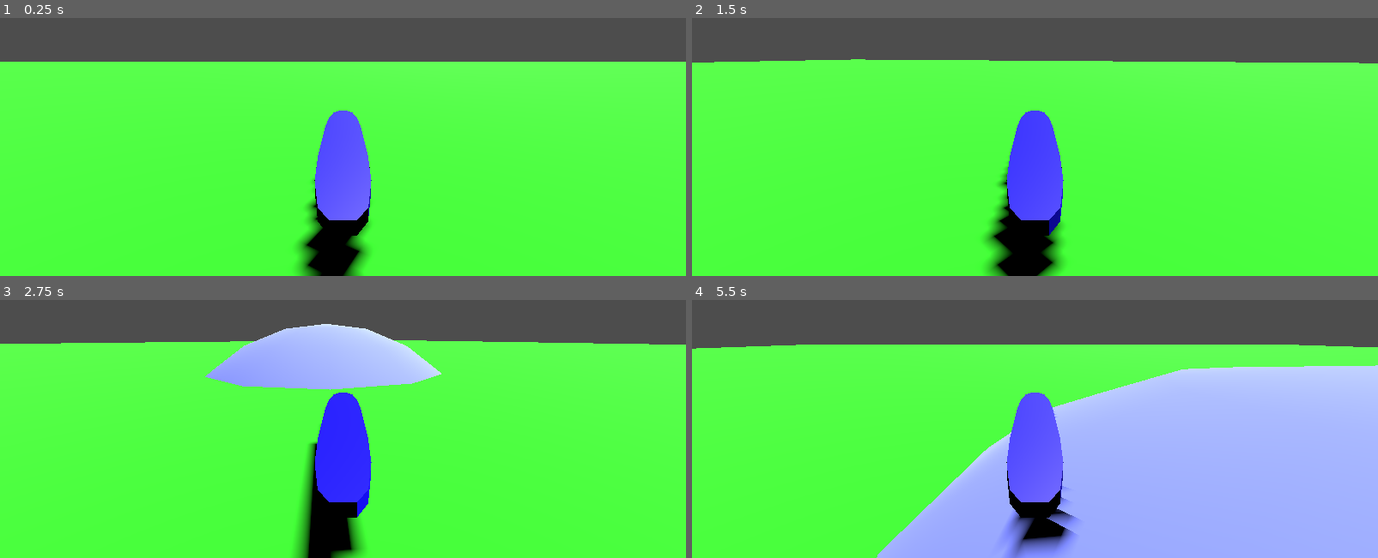
Above: before the commit, frames 1-4 (two rows, left to right).
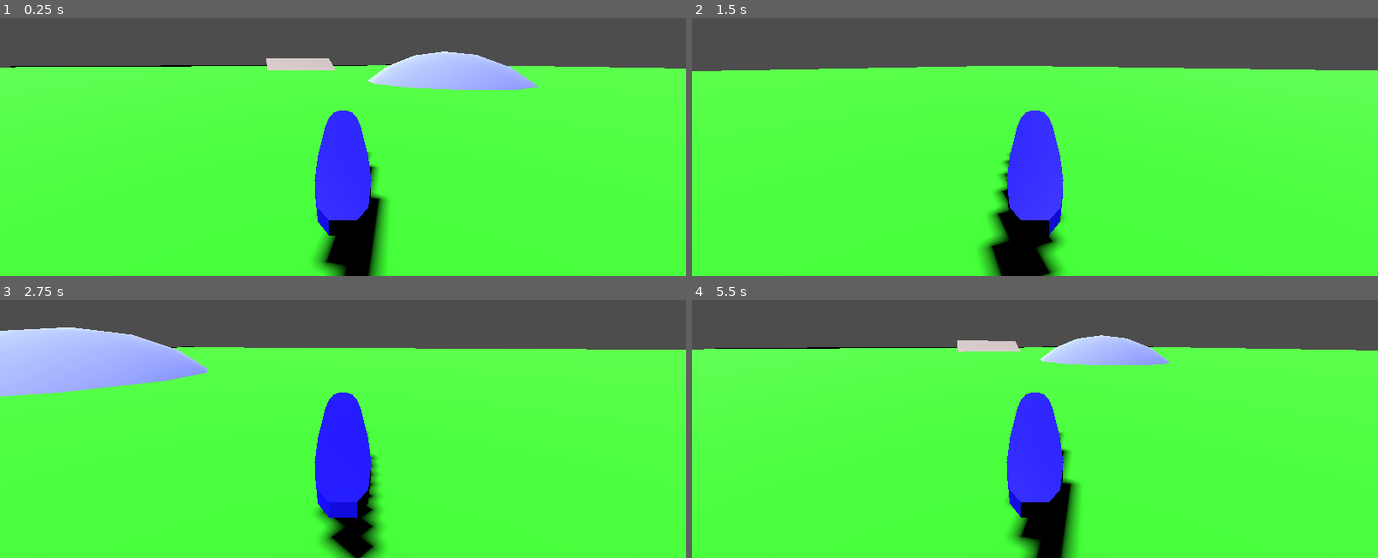
Above: after the commit, the same moments.

Repository: William-Young-97/hover-board
Game: Godot game, scene res://test-ch.tscn
Same seed, same stepped clock (60 frames per second), same inputs: the game is played once before the commit and once after it. Before the commit the project starts from res://test.tscn.
Inputs:
- Up to frame 1 (0.25 s): no input
- Up to frame 2 (1.5 s): tap Enter at 0.5 s; hold D (right) 0.53-1.28 s; tap Space (jump, bound only before the commit) at 0.6, 0.77, 1.07, 1.35 s; hold S (back) from 1.28 s (still down)
- Up to frame 3 (2.75 s): tap Space (jump, bound only before the commit) at 1.52, 1.82, 2.1 s; release S (back) at 2.03 s; hold D (right) from 2.03 s (still down)
- Up to frame 4 (5.5 s): release D (right) at 2.78 s; hold W (forward) 2.78-3.53 s; tap Space (jump, bound only before the commit) at 2.85, 3.02, 3.32, 3.6, 3.77, 4.07, 4.35, 4.52, 4.82, 5.1 s; hold A (left) 3.53-5.03 s; hold S (back) from 5.03 s (still down)

The runs differ from the first frame. In frame 1, 9.8% of the frame differs, in the area x 0-100%, y 12-100%; in frame 2, 4.1%; in frame 3, 16%; in frame 4, 45%, in the area x 0-100%, y 13-100%.

Commit message:
add gravity;add base hover

Diff:
--- a/cbhb.tscn
+++ b/cbhb.tscn
@@ -11,9 +11,13 @@
 [node name="CBHB" type="Node3D"]
 
 [node name="CharacterBody3D" type="CharacterBody3D" parent="."]
+transform = Transform3D(1, 0, 0, 0, 0.9996, -0.0282706, 0, 0.0282706, 0.9996, 0, 0, 0)
 collision_layer = 2
+slide_on_ceiling = false
+wall_min_slide_angle = 0.0
 floor_stop_on_slope = false
 floor_max_angle = 1.5708
+floor_snap_length = 0.2
 script = ExtResource("1_yvgsq")
 
 [node name="Board" parent="CharacterBody3D" instance=ExtResource("2_g28gv")]
@@ -33,6 +37,7 @@
 [node name="RemoteTransformBL" type="RemoteTransform3D" parent="CharacterBody3D"]
 transform = Transform3D(1, 0, 0, 0, 1, 0, 0, 0, 1, -0.05, 0.02, 0.65)
 remote_path = NodePath(".")
+update_rotation = false
 
 [node name="RemoteTransformBR" type="RemoteTransform3D" parent="CharacterBody3D"]
 transform = Transform3D(1, 0, 0, 0, 1, 0, 0, 0, 1, 0.05, 0.02, 0.65)
@@ -45,7 +50,6 @@
 
 [node name="RayCastFL" type="RayCast3D" parent="CharacterBody3D" groups=["raycasts"]]
 transform = Transform3D(1, 0, 0, 0, 1, 0, 0, 0, 1, -0.05, 0.02, -0.65)
-target_position = Vector3(0, -0.2, 0)
 
 [node name="MeshInstance3D" type="MeshInstance3D" parent="CharacterBody3D/RayCastFL"]
 transform = Transform3D(0.05, 0, 0, 0, 0.05, 0, 0, 0, 0.05, 0, 0, 0)
@@ -53,7 +57,6 @@
 
 [node name="RayCastFR" type="RayCast3D" parent="CharacterBody3D" groups=["raycasts"]]
 transform = Transform3D(1, 0, 0, 0, 1, 0, 0, 0, 1, 0.05, 0.02, -0.65)
-target_position = Vector3(0, -0.2, 0)
 
 [node name="MeshInstance3D" type="MeshInstance3D" parent="CharacterBody3D/RayCastFR"]
 transform = Transform3D(0.05, 0, 0, 0, 0.05, 0, 0, 0, 0.05, 0, 0, 0)
@@ -61,7 +64,6 @@
 
 [node name="RayCastBL" type="RayCast3D" parent="CharacterBody3D" groups=["raycasts"]]
 transform = Transform3D(1, 0, 0, 0, 1, 0, 0, 0, 1, -0.05, 0.02, 0.65)
-target_position = Vector3(0, -0.2, 0)
 
 [node name="MeshInstance3D" type="MeshInstance3D" parent="CharacterBody3D/RayCastBL"]
 transform = Transform3D(0.05, 0, 0, 0, 0.05, 0, 0, 0, 0.05, 0, 0, 0)
@@ -69,7 +71,6 @@
 
 [node name="RayCastBR" type="RayCast3D" parent="CharacterBody3D" groups=["raycasts"]]
 transform = Transform3D(1, 0, 0, 0, 1, 0, 0, 0, 1, 0.05, 0.02, 0.65)
-target_position = Vector3(0, -0.2, 0)
 
 [node name="MeshInstance3D" type="MeshInstance3D" parent="CharacterBody3D/RayCastBR"]
 transform = Transform3D(0.05, 0, 0, 0, 0.05, 0, 0, 0, 0.05, 0, 0, 0)
--- a/cchb.gd
+++ b/cchb.gd
@@ -1,40 +1,138 @@
-# HoverboardKinematicHybrid.gd
 extends CharacterBody3D
-#— tuning parameters ——
-@export var hover_height := 2.0
-@export var speed := 5.0
-@export var turn_speed := 2.0
-@export var gravity := 5
 
+# To do
+# Have board correctly change orientation when navigating a slope
+# Ensure that gravity works to pull the board down into position? (how will this
+# work with oreinting the slope?)
+# Ensure that velocity is carried into jumps (rigidbody3d attached to CB3D?)
+
+@export var hover_height := 0.2
+var deadzone  = 0.1
+var spring_k  = 10.0   # tweak for stiffness
+var damping   = 8.0    # tweak for bounce damping
+
+# this acts moe like the cap for my top speed
+@export var speed := 10.0
+@export var turn_speed := 5.0
+var gravity = ProjectSettings.get_setting("physics/3d/default_gravity")
+
+@onready var fl = $RayCastFL
+@onready var fr = $RayCastFR
+@onready var bl = $RayCastBL
+@onready var br = $RayCastBR
 
 func _physics_process(delta):
-	#velocity.y -= gravity * delta
+
+	get_input(delta)
+	apply_character_gravity(delta)
+	apply_hover(delta)
+	# without locking y to 0 then by default moving forward increases y velocity
+	# velocity.y = 0
 	print(velocity.y)
-	get_input(delta)
 	move_and_slide()
 
 func get_input(delta):
-	velocity.x = 0
-	velocity.z = 0
+	var accel_dir := Vector3.ZERO
 
-	var forward = Input.is_action_pressed("forward")
-	var backwards = Input.is_action_pressed("back")
-	var left = Input.is_action_pressed("left")
-	var right = Input.is_action_pressed("right")
+	if Input.is_action_pressed("forward"):
+		accel_dir -= global_transform.basis.z
+		print(global_transform.basis)
+	if Input.is_action_pressed("back"):
+		accel_dir += global_transform.basis.z
 
-	var rays = get_tree().get_nodes_in_group("raycasts")
+	if accel_dir != Vector3.ZERO:
+		accel_dir = accel_dir.normalized() * speed
 
-	var forward_dir  = -global_transform.basis.z
-	var backward_dir =  global_transform.basis.z
+	# integrate velocity into direction
+	velocity.x = velocity.x + accel_dir.x * delta
+	velocity.z = velocity.z + accel_dir.z * delta
 
-	for ray in rays:
-		# Give forward and backward velocity
-		if ray.is_colliding() and forward:
-			velocity += forward_dir * speed
-		if ray.is_colliding() and backwards:
-			velocity += backward_dir * speed
-		# Give left and right turn torque
-		if ray.is_colliding() and left:
-			rotate_y(turn_speed * delta)
-		if ray.is_colliding() and right:
-			rotate_y(-turn_speed * delta)
+	# turn the board AND rotate velocity vector
+	var turn_amount := 0.0
+	if Input.is_action_pressed("left"):
+		turn_amount += turn_speed * delta
+	if Input.is_action_pressed("right"):
+		turn_amount -= turn_speed * delta
+
+	# try to "keep" some previous velocity
+	if turn_amount != 0.0:
+		rotate_y(turn_amount)
+		velocity = velocity.rotated(Vector3.UP, turn_amount)
+
+	# clamp horizontal speed so it doesn't go to infinite
+	# cancel out hortizontal magnitude if it is higher than forward and reassign to forward magnitude
+	var hvel := Vector3(velocity.x, 0, velocity.z)
+	var hspeed := hvel.length()
+	if hspeed > speed:
+		hvel = hvel.normalized() * speed
+		velocity.x = hvel.x
+		velocity.z = hvel.z
+		#
+	#print("Speed (3D): ", velocity.length())
+
+func is_airborne() -> bool:
+	var gaps := []
+	# Collect the world-space “gap” from each corner to the surface.
+	for r in [fl, fr, bl, br]:
+		if r.is_colliding():
+			# distance = origin_y - hit_y
+			var gap = r.global_transform.origin.y - r.get_collision_point().y
+			gaps.append(gap)
+
+	# No rays hit within 0.2m → you’re clearly airborne
+	if gaps.is_empty():
+		return true
+
+	# Compute the average gap
+	var avg_gap := 0.0
+	for g in gaps:
+		avg_gap += g
+	avg_gap /= gaps.size()
+
+	# If you’re above your hover band, you’re airborne
+	return avg_gap > (hover_height + deadzone)
+
+func apply_character_gravity(delta):
+	# 1) Detect “airborne” state:
+	#    You're airborne if your average hover-ray distance is significantly
+	#    above hover_height + dead_zone (or no rays colliding).
+	var airborne = is_airborne()
+
+	# 2) If airborne, accelerate downward:
+	if airborne:
+		velocity.y -= gravity * delta
+	else:
+		# zero‐out any tiny downward velocity
+		velocity.y = max(velocity.y, 0)
+
+func get_corner_gaps() -> Array:
+	var gaps: Array = []
+	for ray in [fl, fr, bl, br]:
+		if ray.is_colliding():
+			# world-space origin of the ray
+			var origin_y = ray.global_transform.origin.y
+			# point on the surface
+			var hit_y    = ray.get_collision_point().y
+			# gap between board corner and ground
+			gaps.append(origin_y - hit_y)
+	return gaps
+
+func average_gaps(gaps):
+	var total := 0.0
+	for gap in gaps:
+		total += gap
+	return total / gaps.size()
+
+func apply_hover(delta):
+	# 1) Gather the corner gaps (origin.y - hit.y)
+	var gaps = get_corner_gaps()
+	var avg_gap = average_gaps(gaps)
+	var error = avg_gap - hover_height
+
+	# 3) If outside deadzone, apply a spring‐damper force
+	if abs(error) > deadzone:
+		# spring: F = -k * error
+		var force = -spring_k * error
+		# damper: F_d = -d * velocity.y
+		var damp  = -damping  * velocity.y
+		velocity.y += (force + damp) * delta
--- a/floor.tscn
+++ b/floor.tscn
@@ -8,7 +8,21 @@
 
 [node name="root" type="Node3D"]
 
+[node name="CSGBox3D2" type="CSGBox3D" parent="."]
+transform = Transform3D(0.965926, 0.258819, 0, -0.258819, 0.965926, 0, 0, 0, 1, 73.4745, -9.54875, -0.0697021)
+use_collision = true
+collision_mask = 2
+size = Vector3(75, 0.1, 75)
+material = SubResource("StandardMaterial3D_ryoud")
+
 [node name="CSGBox3D" type="CSGBox3D" parent="."]
+use_collision = true
+collision_mask = 2
+size = Vector3(75, 0.1, 75)
+material = SubResource("StandardMaterial3D_ryoud")
+
+[node name="CSGBox3D" type="CSGBox3D" parent="CSGBox3D"]
+transform = Transform3D(1, 0, 0, 0, 1, 0, 0, 0, 1, 143.942, -18.7208, 0)
 use_collision = true
 collision_mask = 2
 size = Vector3(75, 0.1, 75)
--- a/hover_board.gd
+++ b/hover_board.gd
@@ -1,83 +1,64 @@
 # HoverboardRigid.gd
 extends RigidBody3D
 
-@export var hover_height  : float = 2.0    # meters above ground
-@export var spring_k      : float = 200.0  # spring stiffness
-@export var damper_d      : float = 100.0  # spring damping
-@export var engine_force  : float = 0.00000000000000000000000000001 # N of forward thrust
-@export var turn_torque   : float =    2.0 # Nm of yaw torque
-@export var jump_impulse  : float =  300.0 # upward impulse on jump
+@export var hover_height := 2.0
+@export var speed := 5.0
+@export var turn_speed := 2.0
+var gravity = ProjectSettings.get_setting("physics/3d/default_gravity")
 
-@onready var rays = get_tree().get_nodes_in_group("raycasts")
+func _physics_process(delta):
+	get_input(delta)
 
-var is_airborne := false
+func get_input(delta):
 
-func _ready():
-	custom_integrator = true
-	gravity_scale     = 1.0
-	linear_damp       = 1.0
-	angular_damp      = 2.0
+	var forward = Input.is_action_pressed("forward")
+	var backwards = Input.is_action_pressed("back")
+	var left = Input.is_action_pressed("left")
+	var right = Input.is_action_pressed("right")
+
+	var rays = get_tree().get_nodes_in_group("raycasts")
+
+	var forward_dir  = -global_transform.basis.z
+	var backward_dir =  global_transform.basis.z
+
+	for ray in rays:
+		# Give forward and backward velocity
+		if ray.is_colliding() and forward:
+			apply_central_force(forward_dir * speed)
+		if ray.is_colliding() and backwards:
+			apply_central_force(backward_dir * speed)
+		# Give left and right turn torque
+		if ray.is_colliding() and left:
+			rotate_y(turn_speed * delta)
+		if ray.is_colliding() and right:
+			rotate_y(-turn_speed * delta)
+
+
+
+func look_follow(
+	state: PhysicsDirectBodyState3D,
+	transform: Transform3D,
+	target_position: Vector3
+) -> void:
+	# 1) Pick your “forward” axis—by convention in Godot + many 3D models it's -Z
+	var forward_dir: Vector3 = -transform.basis.z.normalized()
+	# 2) Compute the direction to your target in world space
+	var to_target: Vector3 = (target_position - transform.origin).normalized()
+	# 3) Compute the angle error (always clamp to avoid NaN)
+	var dot = clamp(forward_dir.dot(to_target), -1.0, 1.0)
+	var angle_error = acos(dot)
+	if angle_error < 0.001:
+		# Already facing the right way
+		state.angular_velocity = Vector3.ZERO
+		return
+	# 4) Compute the shortest rotation axis
+	var turn_axis = forward_dir.cross(to_target).normalized()
+	# 5) Scale it by a turn rate (radians per second)
+	var desired_angular_speed = angle_error * turn_speed
+	state.angular_velocity = turn_axis * desired_angular_speed
+
 
 func _integrate_forces(state: PhysicsDirectBodyState3D) -> void:
-	var dt     = state.step
-	var pos    = state.transform.origin
-	var vel    = state.get_linear_velocity()
-
-	# — Collect hit data —
-	var sum_pos   := Vector3.ZERO
-	var sum_norm  := Vector3.ZERO
-	var count     := 0
-
-	for r in rays:
-		r.force_raycast_update()
-		if not r.is_colliding(): continue
-		sum_pos  += r.get_collision_point()
-		sum_norm += r.get_collision_normal()
-		count   += 1
-
-	if count > 0:
-		# average ground point & normal
-		var ground_pt = sum_pos / count
-		var ground_n  = sum_norm.normalized()
-
-		# compute distance along normal from board to ground
-		var to_board = pos - ground_pt
-		var dist     = to_board.dot(ground_n)
-
-		# spring–damper along that normal
-		var error  = hover_height - dist
-		var vel_n  = vel.dot(ground_n)
-		var lift_f = spring_k * error - damper_d * vel_n
-
-		# apply force at center (could also spread to each ray)
-		state.apply_central_force(ground_n * lift_f)
-
-	# — Jump handling —
-	if Input.is_action_just_pressed("jump") and not is_airborne:
-		state.apply_central_impulse(Vector3.UP * jump_impulse)
-		is_airborne = true
-
-	# — Gravity when airborne —
-	if is_airborne:
-		var g  = ProjectSettings.get_setting("physics/3d/default_gravity")
-		var W  = mass * g
-		state.apply_central_force(Vector3.DOWN * W)
-
-		# detect landing by seeing if any ray is colliding *and* normal is sufficiently close to world-up
-		for r in rays:
-			if r.is_colliding() and r.get_collision_normal().dot(Vector3.UP) > 0.5:
-				is_airborne = false
-				break
-
-	# Replace in your integrator:
-
-# — Drive forward/back —
-	var accel = Input.get_action_strength("forward") - Input.get_action_strength("back")
-	if accel != 0.0:
-		var fwd = -state.transform.basis.z
-		state.apply_central_force(fwd * engine_force * accel)
-
-# — Steering —
-	var steer = Input.get_action_strength("right") - Input.get_action_strength("left")
-	if steer != 0.0:
-		state.apply_torque(Vector3.UP * turn_torque * steer)
+	# e.g. face 10 units ahead along your board’s local forward:
+	var look_target = global_transform.origin + (-global_transform.basis.z) * 10.0
+	look_follow(state, global_transform, look_target)
--- a/hover_board.tscn
+++ b/hover_board.tscn
@@ -13,8 +13,6 @@
 [node name="HoverBoard" type="RigidBody3D" parent="."]
 collision_layer = 2
 script = ExtResource("1_h72wm")
-engine_force = 150.0
-turn_torque = 20.0
 
 [node name="Board" parent="HoverBoard" instance=ExtResource("2_4spoj")]
 
--- a/project.godot
+++ b/project.godot
@@ -20,26 +20,36 @@
 forward={
 "deadzone": 0.2,
 "events": [Object(InputEventKey,"resource_local_to_scene":false,"resource_name":"","device":0,"window_id":0,"alt_presse …(189 unchanged characters)…
+, Object(InputEventJoypadMotion,"resource_local_to_scene":false,"resource_name":"","device":-1,"axis":1,"axis_value":-1.0,"script":null)
 ]
 }
 back={
 "deadzone": 0.2,
 "events": [Object(InputEventKey,"resource_local_to_scene":false,"resource_name":"","device":-1,"window_id":0,"alt_press …(192 unchanged characters)…
+, Object(InputEventJoypadMotion,"resource_local_to_scene":false,"resource_name":"","device":-1,"axis":1,"axis_value":1.0,"script":null)
 ]
 }
 left={
 "deadzone": 0.2,
 "events": [Object(InputEventKey,"resource_local_to_scene":false,"resource_name":"","device":-1,"window_id":0,"alt_press …(191 unchanged characters)…
+, Object(InputEventJoypadMotion,"resource_local_to_scene":false,"resource_name":"","device":-1,"axis":2,"axis_value":-1.0,"script":null)
 ]
 }
 right={
 "deadzone": 0.2,
 "events": [Object(InputEventKey,"resource_local_to_scene":false,"resource_name":"","device":-1,"window_id":0,"alt_press …(192 unchanged characters)…
+, Object(InputEventJoypadMotion,"resource_local_to_scene":false,"resource_name":"","device":-1,"axis":2,"axis_value":1.0,"script":null)
 ]
 }
 jump={
 "deadzone": 0.2,
-"events": [Object(InputEventKey,"resource_local_to_scene":false,"resource_name":"","device":0,"window_id":0,"alt_pressed":false,"shift_pressed":false,"ctrl_pressed":false,"meta_pressed":false,"pressed":false,"keycode":0,"physical_keycode":32,"key_label":0,"unicode":0,"location":0,"echo":false,"script":null)
+"events": [Object(InputEventJoypadMotion,"resource_local_to_scene":false,"resource_name":"","device":-1,"axis":1,"axis_value":-1.0,"script":null)
+, Object(InputEventJoypadButton,"resource_local_to_scene":false,"resource_name":"","device":-1,"button_index":1,"pressure":0.0,"pressed":false,"script":null)
+]
+}
+boost={
+"deadzone": 0.2,
+"events": [Object(InputEventJoypadButton,"resource_local_to_scene":false,"resource_name":"","device":-1,"button_index":10,"pressure":0.0,"pressed":false,"script":null)
 ]
 }
 
--- /dev/null
+++ b/test-ch.tscn
@@ -0,0 +1,17 @@
+[gd_scene load_steps=3 format=3 uid="uid://nj65aff7f288"]
+
+[ext_resource type="PackedScene" uid="uid://b5nmtm56rocnm" path="res://floor.tscn" id="1_usxrf"]
+[ext_resource type="PackedScene" uid="uid://ddd6dpxasgawl" path="res://cbhb.tscn" id="2_cq2rm"]
+
+[node name="Node3D" type="Node3D"]
+
+[node name="DirectionalLight3D" type="DirectionalLight3D" parent="."]
+transform = Transform3D(-0.866023, -0.433016, 0.250001, 0, 0.499998, 0.866027, -0.500003, 0.749999, -0.43301, 0, 0, 0)
+light_color = Color(1, 0.942976, 0.941426, 1)
+light_energy = 3.0
+shadow_enabled = true
+
+[node name="floor" parent="." instance=ExtResource("1_usxrf")]
+
+[node name="CBHB" parent="." instance=ExtResource("2_cq2rm")]
+transform = Transform3D(-0.305978, 0, -0.952039, 0, 1, 0, 0.952039, 0, -0.305978, -6.0188, 0.212531, -5.71506)
--- /dev/null
+++ b/test-rb.tscn
@@ -0,0 +1,17 @@
+[gd_scene load_steps=3 format=3 uid="uid://bp5knrtumahf6"]
+
+[ext_resource type="PackedScene" uid="uid://b5nmtm56rocnm" path="res://floor.tscn" id="1_7nobp"]
+[ext_resource type="PackedScene" uid="uid://k5aaa23djp74" path="res://hover_board.tscn" id="2_7nobp"]
+
+[node name="Node3D" type="Node3D"]
+
+[node name="DirectionalLight3D" type="DirectionalLight3D" parent="."]
+transform = Transform3D(-0.866023, -0.433016, 0.250001, 0, 0.499998, 0.866027, -0.500003, 0.749999, -0.43301, 0, 0, 0)
+light_color = Color(1, 0.942976, 0.941426, 1)
+light_energy = 3.0
+shadow_enabled = true
+
+[node name="floor" parent="." instance=ExtResource("1_7nobp")]
+
+[node name="HoverBoard" parent="." instance=ExtResource("2_7nobp")]
+transform = Transform3D(1, 0, 0, 0, 1, 0, 0, 0, 1, 0, 0.316236, -10.1195)
--- a/test.tscn
+++ /dev/null
@@ -1,17 +0,0 @@
-[gd_scene load_steps=3 format=3 uid="uid://nj65aff7f288"]
-
-[ext_resource type="PackedScene" uid="uid://b5nmtm56rocnm" path="res://floor.tscn" id="1_8uh7m"]
-[ext_resource type="PackedScene" uid="uid://ddd6dpxasgawl" path="res://cbhb.tscn" id="2_8uh7m"]
-
-[node name="Node3D" type="Node3D"]
-
-[node name="DirectionalLight3D" type="DirectionalLight3D" parent="."]
-transform = Transform3D(-0.866023, -0.433016, 0.250001, 0, 0.499998, 0.866027, -0.500003, 0.749999, -0.43301, 0, 0, 0)
-light_color = Color(1, 0.942976, 0.941426, 1)
-light_energy = 3.0
-shadow_enabled = true
-
-[node name="floor" parent="." instance=ExtResource("1_8uh7m")]
-
-[node name="CBHB" parent="." instance=ExtResource("2_8uh7m")]
-transform = Transform3D(1, 0, 0, 0, 1, 0, 0, 0, 1, 0, 0.212531, -12)
